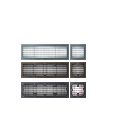
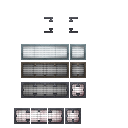
The second 128px x 128px image is a revision of the first. Changes to its layers:
painted on "Background" over box(14, 17, 86, 124)
added layer "Layer #7" over box(14, 17, 86, 124)
